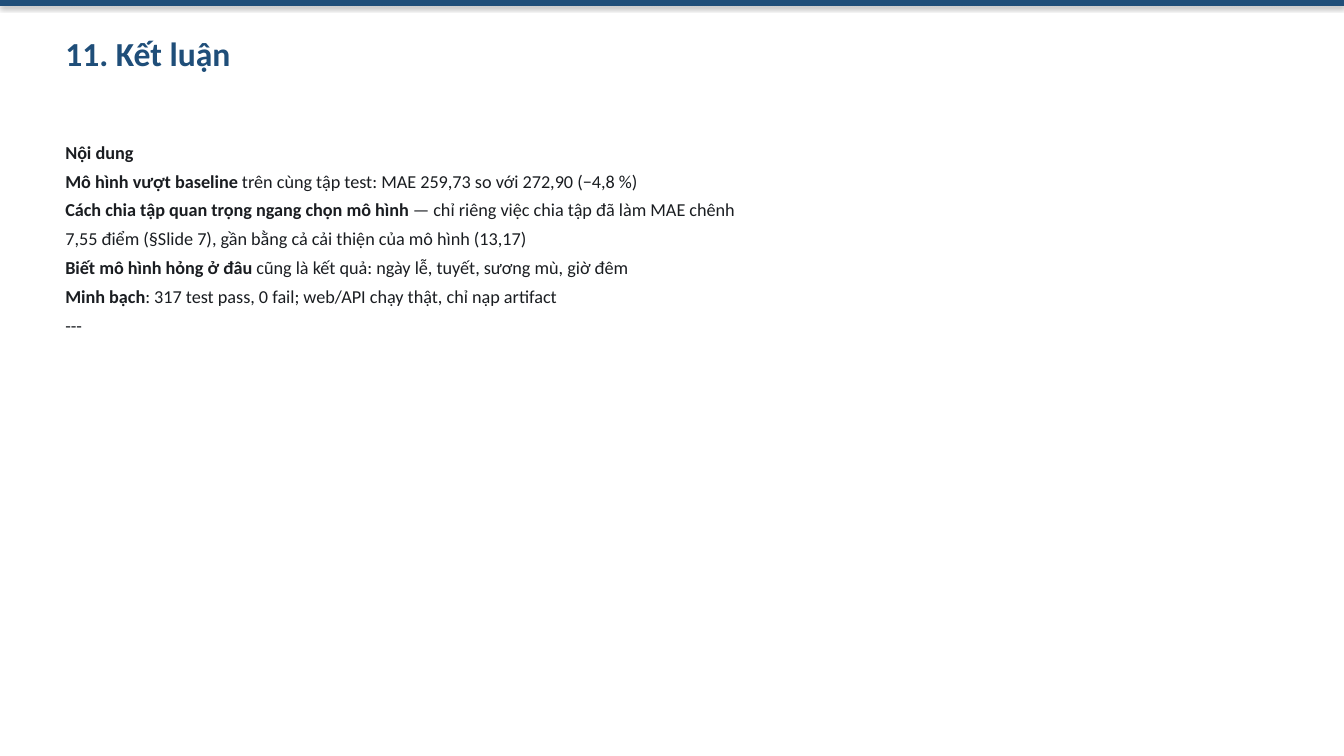
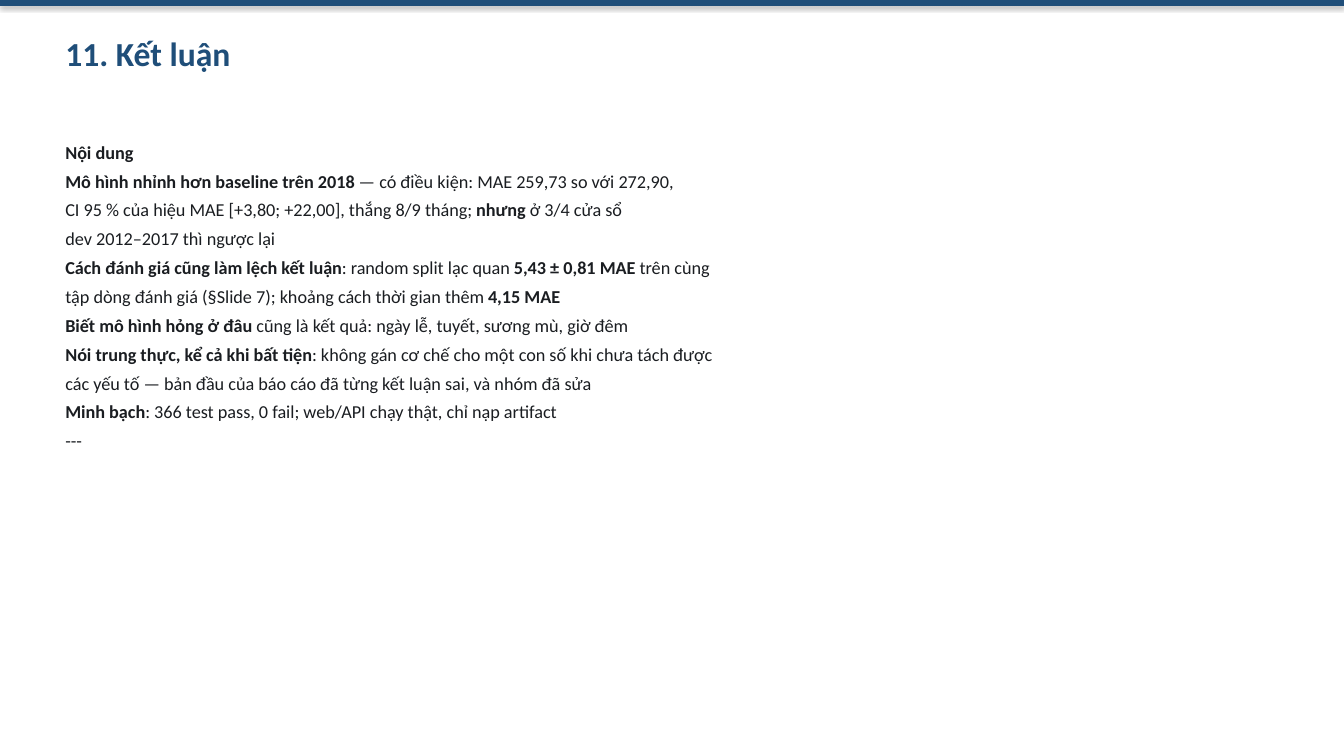
Before and after one commit to laivannha0202/DU-BAO-LUU-LUONG-GIAO-THONG-VOI-CHIA-TAP-THEO-THOI-GIAN, a slide deck: slide 12 of release/slides.pptx. Drawn at 1344x756 pixels with LibreOffice and Linux fonts; fonts in the diff are those of the drawing. Boxes give left, top, right and bottom in pixels: in the first picture for what was removed or moved away, otherwise in the second. Text is boxed around its words. In the diff, an @@ line names an element or a change of style, - is before the commit and + after.

Commit message:
P4: rut gon bao cao ve 25 trang A4 + sua so lieu sai trong tai lieu
Muc tieu: `release/final_report.pdf` phai nam trong khoang 15-25 trang (test
`test_release_pdf_is_valid_and_within_page_target`). Sau P1/P2/P3 bao cao phinh
len 28 trang. Khong doi FINAL TEST 2018, khong doi mo hinh/feature/alpha.

Rut gon (chi van xuoi/truong hop trung, giu nguyen moi so do do duoc):
- §15 va §14.9: 5 + 4 bullet -> van xuoi
- §16.3, §11.4, §9.2, §12.1, §12.2, §12.5.1-.3, §12.5.7, §14.10, §17.3, §17.5,
  §17.6, §17.7, §13.1, §13: gon van xuoi, gop dong
- §12.5.1 + §12.5.2 -> 12.5.1; §12.5.4 + §12.5.5 -> 12.5.4 (noi dung giu nguyen)
- §14.8 bo muc 4b trung lap voi muc 2 (cung ve ngay le, cung so lieu)
- §16.2 bo 3 huong mo rong tong quat (Fourier, quantile regression, cap nhat dinh ky)
- §10.4 bo cot "Ghi chu"; §10.7 rut gon bang log-target 6 cot -> 3 cot
- §11.1 rut gon bang seed; §11.2/§11.3/§11.6 rut gon do doc
- §3.3(a)(c), §5, §9.3, §9.5, §10.1, §10.9, §10.10, §14.5 rut gon

Sua loi that su phat hien khi doi chieu:
- §13 dong "Tong" ghi 336 trong khi cac dong cong ra 356 -> sua theo so that
- §13 + README + slides-outline: "317 passed" / "323 test" la so dem cu -> sua
- §17.5: "21 trang" va "45 bang" -> "25 trang" va "58 bang" (khop xuat ban thuc)
- §17.6: bang "Can nguoi dung dien" nam trong blockquote nen PDF in ra chuoi
  `|` keo dai; chuyen ra bang markdown that
- §12.5.8 tro toi "§12.5.2-12.5.6" sau khi gop muc -> tro lai §12.5.3

Them 2 test chong tai xuat hien (test_report.py, +10 test):
- `test_no_stale_test_count_claim_in_docs`: moi cau "<so> test(s)/passed" trong
  README/bao cao/slide/demo/viva phai bang so pytest that su thu thap duoc
- `test_per_file_test_table_sums_to_real_count`: dong "Tong" va tong cac dong
  trong bang §13 phai bang so test that

Ket qua: 366 test (362 pass + 4 skip); PDF 25 trang; 7 file trong models/ doi
chieu SHA256 giong het truoc; FINAL TEST giu nguyen 259,73/416,78/0,9554 va
272,90/473,13/0,9426.

```diff
--- a/release/slides.pptx
+++ b/release/slides.pptx
@@ text at (65, 174, 709, 306): text changed @@
-Mô hình vượt baseline trên cùng tập test: MAE 259,73 so với 272,90 (−4,8 %)
-Cách chia tập quan trọng ngang chọn mô hình — chỉ riêng việc chia tập đã làm MAE chênh
-7,55 điểm (§Slide 7), gần bằng cả cải thiện của mô hình (13,17)
+Mô hình nhỉnh hơn baseline trên 2018 — có điều kiện: MAE 259,73 so với 272,90,
+CI 95 % của hiệu MAE [+3,80; +22,00], thắng 8/9 tháng; nhưng ở 3/4 cửa sổ
+dev 2012–2017 thì ngược lại
+Cách đánh giá cũng làm lệch kết luận: random split lạc quan 5,43 ± 0,81 MAE trên cùng
+tập dòng đánh giá (§Slide 7); khoảng cách thời gian thêm 4,15 MAE
@@ text at (65, 346, 712, 421): text changed @@
-Minh bạch: 317 test pass, 0 fail; web/API chạy thật, chỉ nạp artifact
+Nói trung thực, kể cả khi bất tiện: không gán cơ chế cho một con số khi chưa tách được
+các yếu tố — bản đầu của báo cáo đã từng kết luận sai, và nhóm đã sửa
+Minh bạch: 366 test pass, 0 fail; web/API chạy thật, chỉ nạp artifact
```
Also in this commit, not shown: 5 other slides changed, 9 other files.
